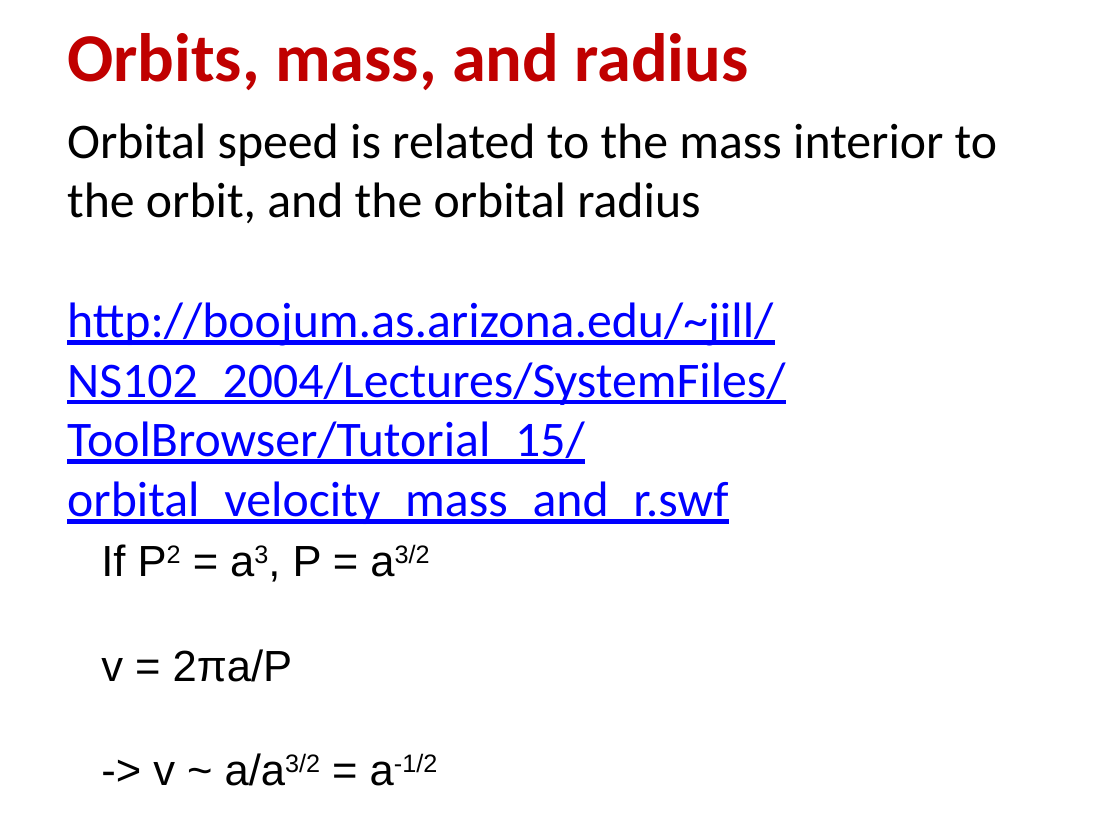
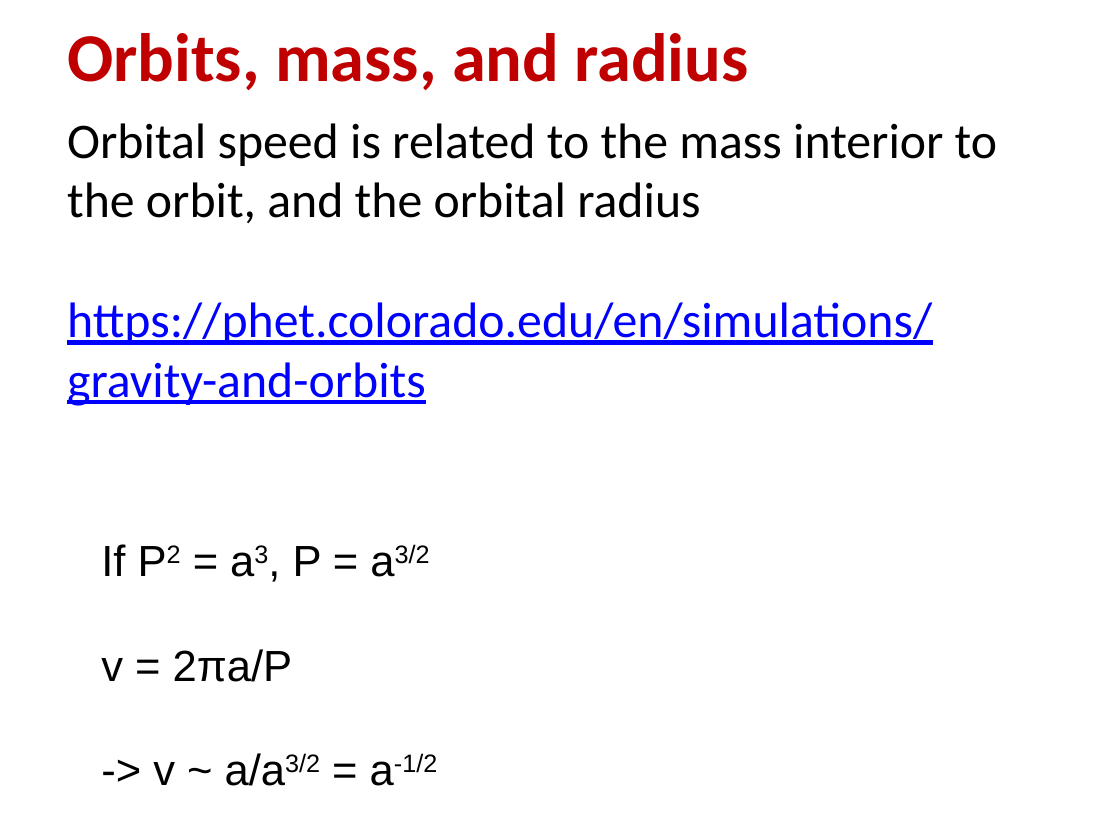
Before and after one commit to WVURAIL/dspira, a slide deck: slide 9 of assets/lessons/lectures/astronomy/dark-matter-2018.pptx. Drawn at 1120x840 pixels with LibreOffice and Linux fonts; fonts in the diff are those of the drawing. Boxes give left, top, right and bottom in pixels: in the first picture for what was removed or moved away, otherwise in the second. Text is boxed around its words. In the diff, an @@ line names an element or a change of style, - is before the commit and + after.

```diff
--- a/assets/lessons/lectures/astronomy/dark-matter-2018.pptx
+++ b/assets/lessons/lectures/astronomy/dark-matter-2018.pptx
@@ text at <box>67,302,932,406</box>: text changed @@
-http://boojum.as.arizona.edu/~jill/NS102_2004/Lectures/SystemFiles/ToolBrowser/Tutorial_15/orbital_velocity_mass_and_r.swf
+https://phet.colorado.edu/en/simulations/gravity-and-orbits
```
Also in this commit, not shown: 12 other files.
